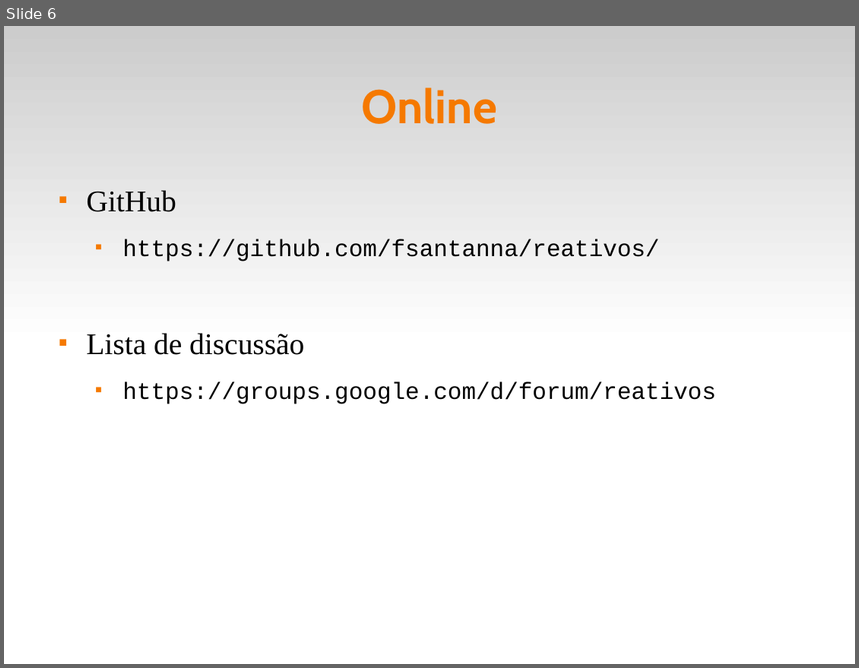
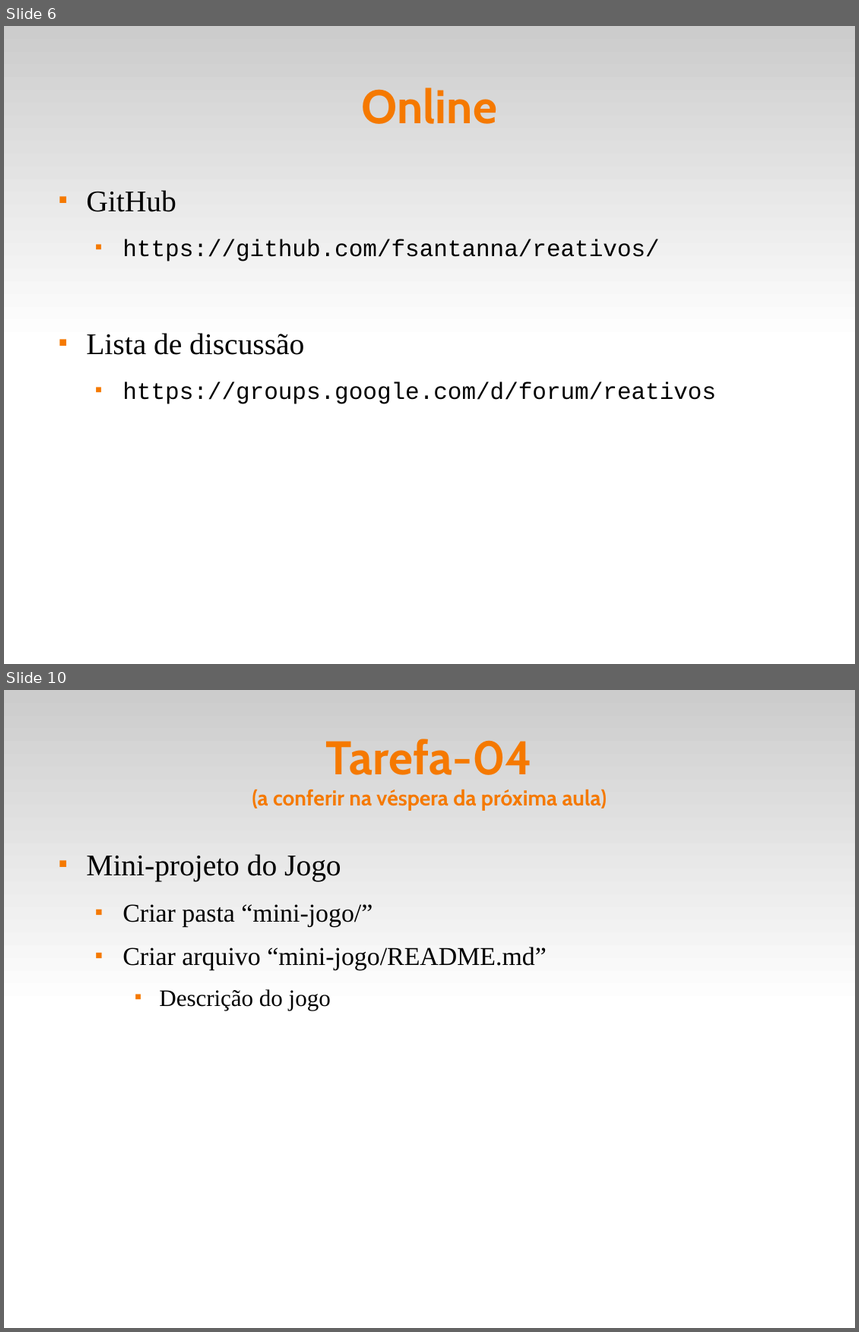
Before and after one commit to fsantanna-uerj/reativos, a slide deck: slides/00_intro.odp. Shown one above the other, each under a label of ours: slide 6 before the commit, slides 6 and 10 after it; the slides between them are not shown. The pictures are 859x668 and 859x1332 pixels, drawn with LibreOffice and Linux fonts; fonts in the diff are those of the drawing. Boxes give left, top, right and bottom in pixels: in the first picture for what was removed or moved away, otherwise in the second. Text is boxed around its words. In the diff, an @@ line names an element or a change of style, - is before the commit and + after.

```diff
--- a/slides/00_intro.odp
+++ b/slides/00_intro.odp
@@ slide 10 added at bbox=[4, 690, 855, 1328], background #FFFFFF; not listed: 1 template element that a slide beside it also shows @@
@@ title added at bbox=[252, 739, 607, 810], 20 pt, text #F57900, bold @@
+Tarefa-04
+(a conferir na véspera da próxima aula)
@@ text added at bbox=[86, 854, 547, 1011], 24 pt, text #000000 @@
+■ Mini-projeto do Jogo
+  ■ Criar pasta “mini-jogo/”
+  ■ Criar arquivo “mini-jogo/README.md”
+    ■ Descrição do jogo
```
Also in this commit, not shown: 2 other slides added, 5 other files.
